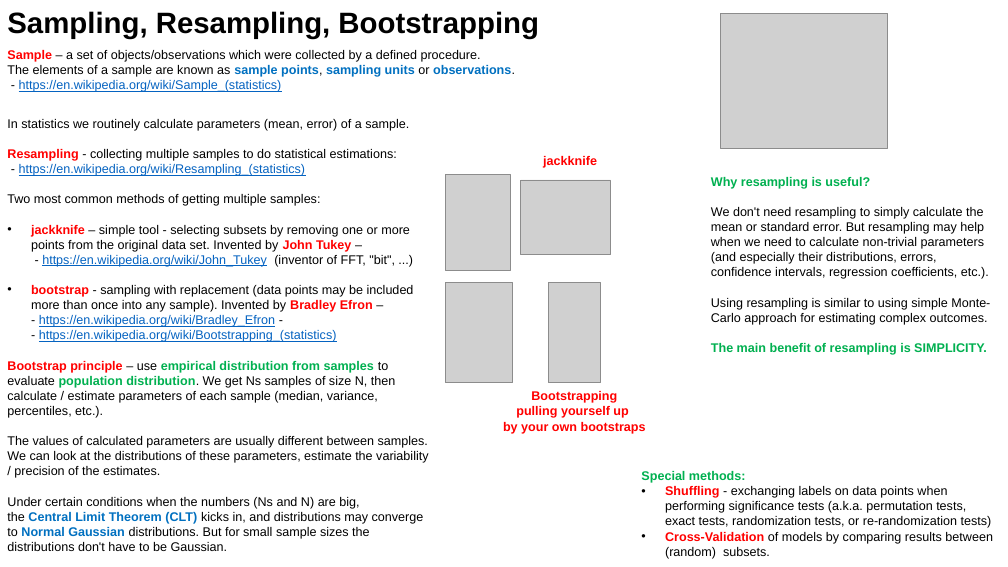
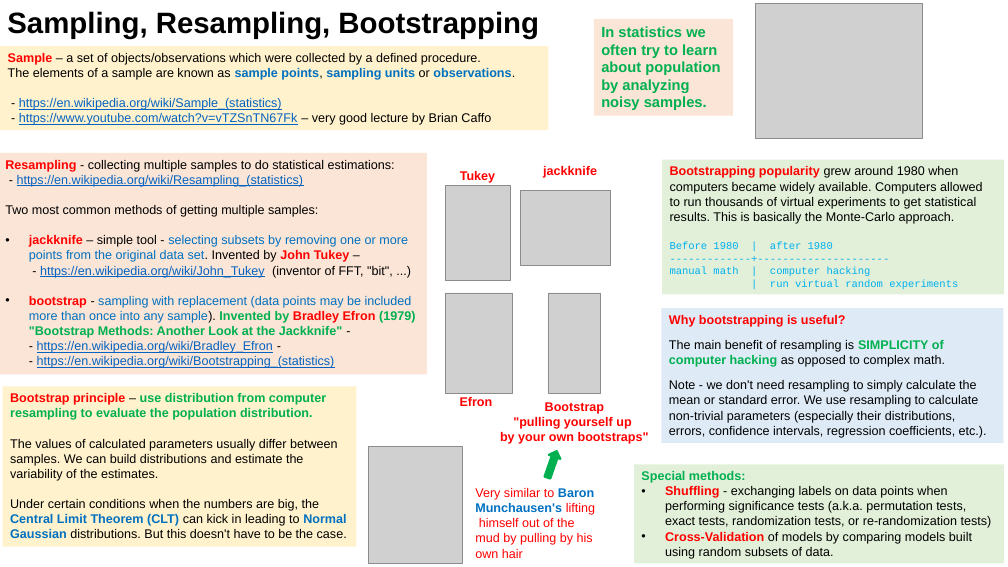
Before and after one commit to lselector/ml_ai_doc, a slide deck: slide 2 of statistics_04_sampling_errors.pptx. Drawn at 1008x567 pixels with LibreOffice and Linux fonts; fonts in the diff are those of the drawing; grey boxes stand for pictures. Boxes give left, top, right and bottom in pixels: in the first picture for what was removed or moved away, otherwise in the second. Text is boxed around its words. In the diff, an @@ line names an element or a change of style, - is before the commit and + after.

```diff
--- a/statistics_04_sampling_errors.pptx
+++ b/statistics_04_sampling_errors.pptx
@@ rectangle added at (x1=594, y1=19, x2=734, y2=116), fill #FBE5D6, 14 pt, text #00B050, bold @@
+In statistics we often try to learn about population by analyzing noisy samples.
@@ picture moved from (x1=721, y1=13, x2=888, y2=148) to (x1=755, y1=4, x2=923, y2=139) @@
@@ rectangle "Sample – a set of ..." resized from (x1=7, y1=50, x2=515, y2=92) to (x1=0, y1=46, x2=548, y2=130) @@
@@ rectangle "Sample – a set of ..." at (x1=0, y1=46, x2=548, y2=130): fill none to #FFF2CC @@
@@ text in rectangle at (x1=7, y1=119, x2=409, y2=131): paragraph removed @@
-In statistics we routinely calculate parameters (mean, error) of a sample.
@@ text in rectangle at (x1=19, y1=113, x2=491, y2=125): paragraph added @@
+- https://www.youtube.com/watch?v=vTZSnTN67Fk – very good lecture by Brian Caffo
@@ rectangle "Resampling - collecting multiple samples ..." resized from (x1=7, y1=119, x2=428, y2=551) to (x1=0, y1=153, x2=426, y2=374) @@
@@ rectangle "Resampling - collecting multiple samples ..." at (x1=0, y1=153, x2=426, y2=374): fill none to #FBE5D6 @@
@@ text added at (x1=460, y1=171, x2=495, y2=183), 12 pt, text #FF0000, bold @@
+Tukey
@@ rectangle added at (x1=662, y1=160, x2=1004, y2=294), fill #E2F0D9, 12 pt, text #000000 @@
+Bootstrapping popularity grew around 1980 when computers became widely available. Computers allowed to run thousands of virtual experiments to get statistical results. This is basically the Monte-Carlo approach.
+Before 1980 | after 1980
+-------------+---------------------
+manual math | computer hacking
+| run virtual random experiments
@@ text removed at (x1=711, y1=177, x2=990, y2=355) @@
-Why resampling is useful?
-We don't need resampling to simply calculate the mean or standard error. But resampling may help when we need to calculate non-trivial parameters (and especially their distributions, errors, confidence intervals, regression coefficients, etc.).
-Using resampling is similar to using simple Monte-Carlo approach for estimating complex outcomes.
-The main benefit of resampling is SIMPLICITY.
@@ text in rectangle at (x1=29, y1=235, x2=408, y2=278): text colour #000000 to #0070C0 in "selecting subsets by removing one or more ..." @@
@@ text in rectangle at (x1=29, y1=296, x2=415, y2=368): text changed; text colour #000000 to #0563C1 @@
-• bootstrap - sampling with replacement (data points may be included more than once into any sample). Invented by Bradley Efron –
-  - https://en.wikipedia.org/wiki/Bradley_Efron -
-  - https://en.wikipedia.org/wiki/Bootstrapping_(statistics)
-Bootstrap principle – use empirical distribution from samples to evaluate population distribution. We get Ns samples of size N, then calculate / estimate parameters of each sample (median, variance, percentiles, etc.).
-The values of calculated parameters are usually different between samples.
-We can look at the distributions of these parameters, estimate the variability / precision of the estimates.
-Under certain conditions when the numbers (Ns and N) are big,
-the Central Limit Theorem (CLT) kicks in, and distributions may converge to Normal Gaussian distributions. But for small sample sizes the distributions don't have to be Gaussian.
+• bootstrap - sampling with replacement (data points may be included more than once into any sample). Invented by Bradley Efron (1979)
+  "Bootstrap Methods: Another Look at the Jackknife" -
+  - https://en.wikipedia.org/wiki/Bradley_Efron -
+  - https://en.wikipedia.org/wiki/Bootstrapping_(statistics)
@@ 4 pictures, 1 text moved together from (x1=445, y1=156, x2=611, y2=383) to (x1=445, y1=166, x2=611, y2=393) @@
@@ rectangle added at (x1=662, y1=308, x2=1003, y2=442), fill #DEEBF7, 12 pt, text #000000 @@
+Why bootstrapping is useful?
+The main benefit of resampling is SIMPLICITY of computer hacking as opposed to complex math.
+Note - we don't need resampling to simply calculate the mean or standard error. We use resampling to calculate non-trivial parameters (especially their distributions, errors, confidence intervals, regression coefficients, etc.).
@@ rectangle added at (x1=3, y1=386, x2=357, y2=547), fill #FFF2CC, 12 pt, text #000000 @@
+Bootstrap principle – use distribution from computer resampling to evaluate the population distribution.
+The values of calculated parameters usually differ between samples. We can build distributions and estimate the variability of the estimates.
+Under certain conditions when the numbers are big, the Central Limit Theorem (CLT) can kick in leading to Normal Gaussian distributions. But this doesn't have to be the case.
@@ text added at (x1=460, y1=397, x2=493, y2=406), 12 pt, text #FF0000, bold @@
+Efron
@@ text at (x1=500, y1=402, x2=649, y2=444): text changed @@
-Bootstrapping
-pulling yourself up
-by your own bootstraps
+Bootstrap
+"pulling yourself up
+by your own bootstraps"
@@ picture added at (x1=368, y1=447, x2=463, y2=563) @@
@@ down arrow added at (x1=542, y1=449, x2=562, y2=480), fill #00B050, outline #00B050 2 pt @@
@@ rectangle "Special methods:" resized from (x1=641, y1=471, x2=993, y2=559) to (x1=634, y1=464, x2=1004, y2=563) @@
@@ rectangle "Special methods:" at (x1=634, y1=464, x2=1004, y2=563): fill none to #E2F0D9 @@
@@ text added at (x1=475, y1=488, x2=595, y2=558), 12 pt, text #FF0000 @@
+Very similar to Baron Munchausen's lifting himself out of the mud by pulling by his own hair
@@ text in rectangle at (x1=665, y1=532, x2=972, y2=559): text changed @@
-• Cross-Validation of models by comparing results between (random) subsets.
+• Cross-Validation of models by comparing models built using random subsets of data.
```
Also in this commit, not shown: 1 other slide changed.
